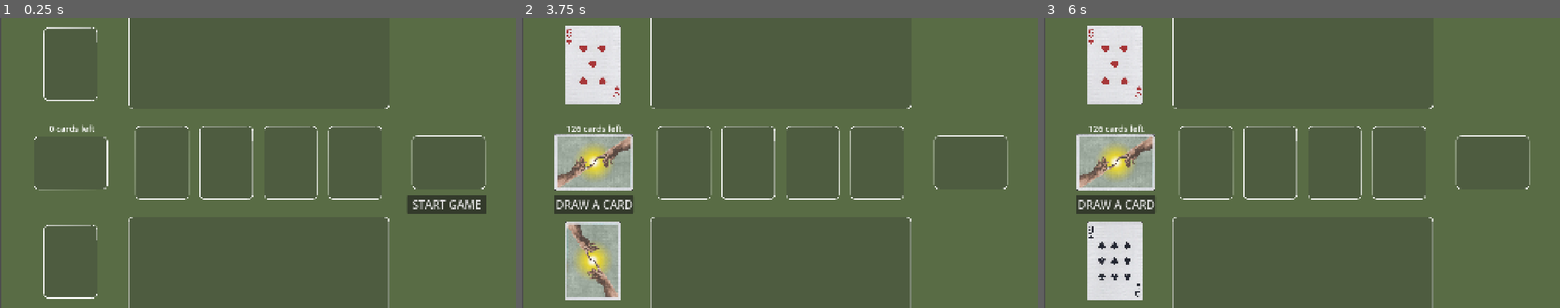
Above: before the commit, frames 1-3 (left to right).
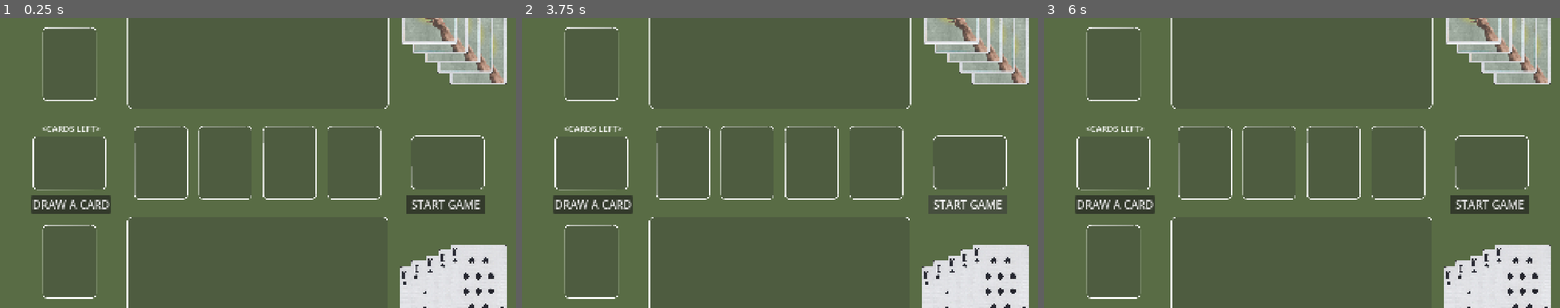
Above: after the commit, the same moments.

Repository: Dionykn/favor-the-odds
Game: Godot game, scene res://Scenes/main.tscn
Same seed, same stepped clock (60 frames per second), same inputs: the game is played once before the commit and once after it. Before the commit the project starts from res://control.tscn.
Inputs (mouse positions are in pixels of both pictures, inside the frame that each line leads up to):
- Up to frame 1 (0.25 s): no input
- Up to frame 2 (3.75 s): click (594, 163) at 0.5 s; click (970, 163) at 1.25 s; click (527, 23) at 2.02 s; click (594, 203) at 2.75 s, where only the run after the commit has a clickable "DRAW A CARD"; click "START GAME" at 3.5 s
- Up to frame 3 (6 s): click (1487, 203) at 4.25 s, where only the run after the commit has a clickable "START GAME"; click (1116, 64) at 5 s; click (1116, 261) at 5.77 s

The runs differ from the first frame. In frame 1, 12% of the frame differs, in the area x 0-99%, y 0-100%; in frame 2, 20%; in frame 3, 20%.

Commit message:
Re-organized game structure

Diff:
--- /dev/null
+++ b/Scenes/background.tscn
@@ -0,0 +1,30 @@
+[gd_scene format=3 uid="uid://cxwsimdgudlrf"]
+
+[ext_resource type="Texture2D" uid="uid://ccrwxpxrd0aje" path="res://Sprites/background.png" id="1_oabld"]
+
+[node name="Background" type="Control" unique_id=1424579385]
+layout_mode = 3
+anchors_preset = 15
+anchor_right = 1.0
+anchor_bottom = 1.0
+grow_horizontal = 2
+grow_vertical = 2
+mouse_filter = 2
+
+[node name="TextureRect" type="TextureRect" parent="." unique_id=1184037792]
+z_index = -4096
+layout_direction = 1
+layout_mode = 1
+anchors_preset = 8
+anchor_left = 0.5
+anchor_top = 0.5
+anchor_right = 0.5
+anchor_bottom = 0.5
+offset_left = -960.0
+offset_top = -540.0
+offset_right = 960.0
+offset_bottom = 540.0
+grow_horizontal = 2
+grow_vertical = 2
+mouse_filter = 2
+texture = ExtResource("1_oabld")
--- a/game_manager.tscn
+++ b/Scenes/board.tscn
@@ -1,14 +1,22 @@
-[gd_scene format=3 uid="uid://4vtkrjshxhyv"]
+[gd_scene format=3 uid="uid://cbq0pqbm3l8bc"]
 
-[node name="GameManager" type="Control" unique_id=1602686951]
+[ext_resource type="Script" uid="uid://dq45q6nwa1juw" path="res://Scripts/board.gd" id="1_2wvcj"]
+[ext_resource type="PackedScene" uid="uid://cxwsimdgudlrf" path="res://Scenes/background.tscn" id="1_tnbny"]
+
+[node name="Board" type="Control" unique_id=1897331553]
 layout_mode = 3
 anchors_preset = 15
 anchor_right = 1.0
 anchor_bottom = 1.0
 grow_horizontal = 2
 grow_vertical = 2
+script = ExtResource("1_2wvcj")
 
-[node name="Deck" type="TextureButton" parent="." unique_id=561800478]
+[node name="Background" parent="." unique_id=1424579385 instance=ExtResource("1_tnbny")]
+visible = false
+layout_mode = 1
+
+[node name="Deck" type="TextureButton" parent="." unique_id=1562250148]
 layout_mode = 1
 anchors_preset = 8
 anchor_left = 0.5
@@ -24,7 +32,7 @@
 rotation = -1.5707964
 scale = Vector2(0.28617746, 0.2861775)
 
-[node name="Discard" type="TextureButton" parent="." unique_id=1605564200]
+[node name="Discard" type="TextureButton" parent="." unique_id=738468194]
 layout_mode = 1
 anchors_preset = 8
 anchor_left = 0.5
--- a/cpu_ui.tscn
+++ b/Scenes/cpu_ui.tscn
@@ -1,6 +1,8 @@
 [gd_scene format=3 uid="uid://0dxn3w7pjr2f"]
 
 [ext_resource type="Texture2D" uid="uid://diqororosxni1" path="res://Sprites/Cards/back.jpg" id="1_g3omm"]
+[ext_resource type="Script" uid="uid://wba1jo4yul77" path="res://Scripts/player_ui.gd" id="1_qaky2"]
+[ext_resource type="PackedScene" uid="uid://cxwsimdgudlrf" path="res://Scenes/background.tscn" id="1_ywuqs"]
 
 [node name="CpuUI" type="Control" unique_id=538773785]
 layout_mode = 3
@@ -11,6 +13,11 @@
 anchor_bottom = 0.5
 grow_horizontal = 2
 grow_vertical = 2
+script = ExtResource("1_qaky2")
+
+[node name="Background" parent="." unique_id=1424579385 instance=ExtResource("1_ywuqs")]
+visible = false
+layout_mode = 1
 
 [node name="CpuDeck" type="TextureButton" parent="." unique_id=899339495]
 layout_mode = 1
--- /dev/null
+++ b/Scenes/game_manager.tscn
@@ -0,0 +1,10 @@
+[gd_scene format=3 uid="uid://4vtkrjshxhyv"]
+
+[ext_resource type="Script" uid="uid://djw5jl5si1kd8" path="res://Scripts/game_manager.gd" id="1_e5fcp"]
+[ext_resource type="Script" uid="uid://be433tkwpvt07" path="res://Scripts/deck.gd" id="2_sq00h"]
+
+[node name="GameManager" type="Node" unique_id=1961776451]
+script = ExtResource("1_e5fcp")
+
+[node name="Deck" type="Node" parent="." unique_id=1375244795]
+script = ExtResource("2_sq00h")
--- /dev/null
+++ b/Scenes/main.tscn
@@ -0,0 +1,99 @@
+[gd_scene format=3 uid="uid://dkb5a068djbrg"]
+
+[ext_resource type="Script" uid="uid://dadm3mcrr8xy8" path="res://Scripts/main.gd" id="1_21xkr"]
+[ext_resource type="PackedScene" uid="uid://cxwsimdgudlrf" path="res://Scenes/background.tscn" id="1_lquwl"]
+[ext_resource type="PackedScene" uid="uid://4vtkrjshxhyv" path="res://Scenes/game_manager.tscn" id="2_7mycd"]
+[ext_resource type="PackedScene" uid="uid://cbq0pqbm3l8bc" path="res://Scenes/board.tscn" id="3_272bh"]
+[ext_resource type="PackedScene" uid="uid://dw0ic588ym0xe" path="res://Scenes/player_ui.tscn" id="4_5vw27"]
+[ext_resource type="PackedScene" uid="uid://0dxn3w7pjr2f" path="res://Scenes/cpu_ui.tscn" id="5_kek77"]
+
+[node name="Main" type="Control" unique_id=1555717177]
+layout_mode = 3
+anchors_preset = 15
+anchor_right = 1.0
+anchor_bottom = 1.0
+grow_horizontal = 2
+grow_vertical = 2
+script = ExtResource("1_21xkr")
+
+[node name="Background" parent="." unique_id=1424579385 instance=ExtResource("1_lquwl")]
+z_index = -338
+layout_mode = 1
+
+[node name="GameManager" parent="." unique_id=1602686951 instance=ExtResource("2_7mycd")]
+
+[node name="Board" parent="." unique_id=1897331553 instance=ExtResource("3_272bh")]
+layout_mode = 1
+
+[node name="PlayerUI" parent="." unique_id=1473172951 instance=ExtResource("4_5vw27")]
+layout_mode = 1
+
+[node name="CpuUI" parent="." unique_id=538773785 instance=ExtResource("5_kek77")]
+layout_mode = 1
+
+[node name="draw_card" type="Button" parent="." unique_id=141429258]
+layout_mode = 1
+anchors_preset = -1
+anchor_left = 0.5
+anchor_top = 0.5
+anchor_right = 0.5
+anchor_bottom = 0.5
+offset_left = -843.0
+offset_top = 122.0
+offset_right = -548.0
+offset_bottom = 188.0
+grow_horizontal = 2
+grow_vertical = 2
+theme_override_font_sizes/font_size = 42
+text = "DRAW A CARD"
+
+[node name="start_game" type="Button" parent="." unique_id=1926869164]
+layout_mode = 1
+anchors_preset = -1
+anchor_left = 0.5
+anchor_top = 0.5
+anchor_right = 0.5
+anchor_bottom = 0.5
+offset_left = 551.0
+offset_top = 122.0
+offset_right = 846.0
+offset_bottom = 188.0
+grow_horizontal = 0
+grow_vertical = 2
+theme_override_font_sizes/font_size = 42
+text = "START GAME"
+
+[node name="<CARD DRAWN>" type="Label" parent="." unique_id=921528636]
+visible = false
+layout_mode = 1
+anchors_preset = 8
+anchor_left = 0.5
+anchor_top = 0.5
+anchor_right = 0.5
+anchor_bottom = 0.5
+offset_left = -164.5
+offset_top = -29.0
+offset_right = 164.5
+offset_bottom = 29.0
+grow_horizontal = 2
+grow_vertical = 2
+theme_override_font_sizes/font_size = 42
+text = "<CARD DRAWN>"
+horizontal_alignment = 1
+
+[node name="<CARDS LEFT>" type="Label" parent="." unique_id=1017928115]
+layout_mode = 1
+anchors_preset = -1
+anchor_left = 0.5
+anchor_top = 0.5
+anchor_right = 0.5
+anchor_bottom = 0.5
+offset_left = -860.0
+offset_top = -151.0
+offset_right = -531.0
+offset_bottom = -93.0
+grow_horizontal = 2
+grow_vertical = 2
+theme_override_font_sizes/font_size = 32
+text = "<CARDS LEFT>"
+horizontal_alignment = 1
--- a/player_ui.tscn
+++ b/Scenes/player_ui.tscn
@@ -1,6 +1,8 @@
 [gd_scene format=3 uid="uid://dw0ic588ym0xe"]
 
+[ext_resource type="PackedScene" uid="uid://cxwsimdgudlrf" path="res://Scenes/background.tscn" id="1_dxtgh"]
 [ext_resource type="Texture2D" uid="uid://bklqcleehei0a" path="res://Sprites/Cards/10_clubs.jpg" id="1_lwipk"]
+[ext_resource type="Script" uid="uid://wba1jo4yul77" path="res://Scripts/player_ui.gd" id="1_qipxh"]
 
 [node name="PlayerUI" type="Control" unique_id=1473172951]
 layout_mode = 3
@@ -9,6 +11,11 @@
 anchor_bottom = 1.0
 grow_horizontal = 2
 grow_vertical = 2
+script = ExtResource("1_qipxh")
+
+[node name="Background" parent="." unique_id=1424579385 instance=ExtResource("1_dxtgh")]
+visible = false
+layout_mode = 1
 
 [node name="Stock" type="TextureButton" parent="." unique_id=724834050]
 layout_mode = 1
--- /dev/null
+++ b/Scripts/board.gd
@@ -0,0 +1,11 @@
+extends Control
+
+
+# Called when the node enters the scene tree for the first time.
+func _ready() -> void:
+	pass # Replace with function body.
+
+
+# Called every frame. 'delta' is the elapsed time since the previous frame.
+func _process(delta: float) -> void:
+	pass
--- /dev/null
+++ b/Scripts/deck.gd
@@ -0,0 +1,11 @@
+extends Node
+
+
+# Called when the node enters the scene tree for the first time.
+func _ready() -> void:
+	pass # Replace with function body.
+
+
+# Called every frame. 'delta' is the elapsed time since the previous frame.
+func _process(delta: float) -> void:
+	pass
--- /dev/null
+++ b/Scripts/game_manager.gd
@@ -0,0 +1,11 @@
+extends Node
+
+
+# Called when the node enters the scene tree for the first time.
+func _ready() -> void:
+	pass # Replace with function body.
+
+
+# Called every frame. 'delta' is the elapsed time since the previous frame.
+func _process(delta: float) -> void:
+	pass
--- /dev/null
+++ b/Scripts/main.gd
@@ -0,0 +1,11 @@
+extends Control
+
+
+# Called when the node enters the scene tree for the first time.
+func _ready() -> void:
+	pass # Replace with function body.
+
+
+# Called every frame. 'delta' is the elapsed time since the previous frame.
+func _process(delta: float) -> void:
+	pass
--- /dev/null
+++ b/Scripts/player.gd
@@ -0,0 +1,11 @@
+extends Node
+
+
+# Called when the node enters the scene tree for the first time.
+func _ready() -> void:
+	pass # Replace with function body.
+
+
+# Called every frame. 'delta' is the elapsed time since the previous frame.
+func _process(delta: float) -> void:
+	pass
--- /dev/null
+++ b/Scripts/player_ui.gd
@@ -0,0 +1,11 @@
+extends Control
+
+
+# Called when the node enters the scene tree for the first time.
+func _ready() -> void:
+	pass # Replace with function body.
+
+
+# Called every frame. 'delta' is the elapsed time since the previous frame.
+func _process(delta: float) -> void:
+	pass
--- a/control.tscn
+++ b/control.tscn
@@ -1,7 +1,7 @@
 [gd_scene format=3 uid="uid://cadt1ifwkaxi0"]
 
 [ext_resource type="Script" uid="uid://dv5h8ai3uuw4e" path="res://control.gd" id="1_0fbet"]
-[ext_resource type="Texture2D" uid="uid://ccrwxpxrd0aje" path="res://background.png" id="2_62e2m"]
+[ext_resource type="Texture2D" uid="uid://ccrwxpxrd0aje" path="res://Sprites/background.png" id="2_62e2m"]
 [ext_resource type="Texture2D" uid="uid://bklqcleehei0a" path="res://Sprites/Cards/10_clubs.jpg" id="3_qtu10"]
 [ext_resource type="Texture2D" uid="uid://diqororosxni1" path="res://Sprites/Cards/back.jpg" id="4_ee4bf"]
 
--- a/project.godot
+++ b/project.godot
@@ -11,7 +11,7 @@
 [application]
 
 config/name="Favor the Odds"
-run/main_scene="uid://cadt1ifwkaxi0"
+run/main_scene="uid://dkb5a068djbrg"
 config/features=PackedStringArray("4.6", "Mobile")
 config/icon="res://icon.svg"
 
Not shown, added: Scripts/board.gd.uid
Not shown, added: Scripts/deck.gd.uid
Not shown, added: Scripts/game_manager.gd.uid
Not shown, added: Scripts/main.gd.uid
Not shown, added: Scripts/player.gd.uid
Not shown, added: Scripts/player_ui.gd.uid
Renamed: background.png -> Sprites/background.png
Not shown, changed: Sprites/background.png.import
